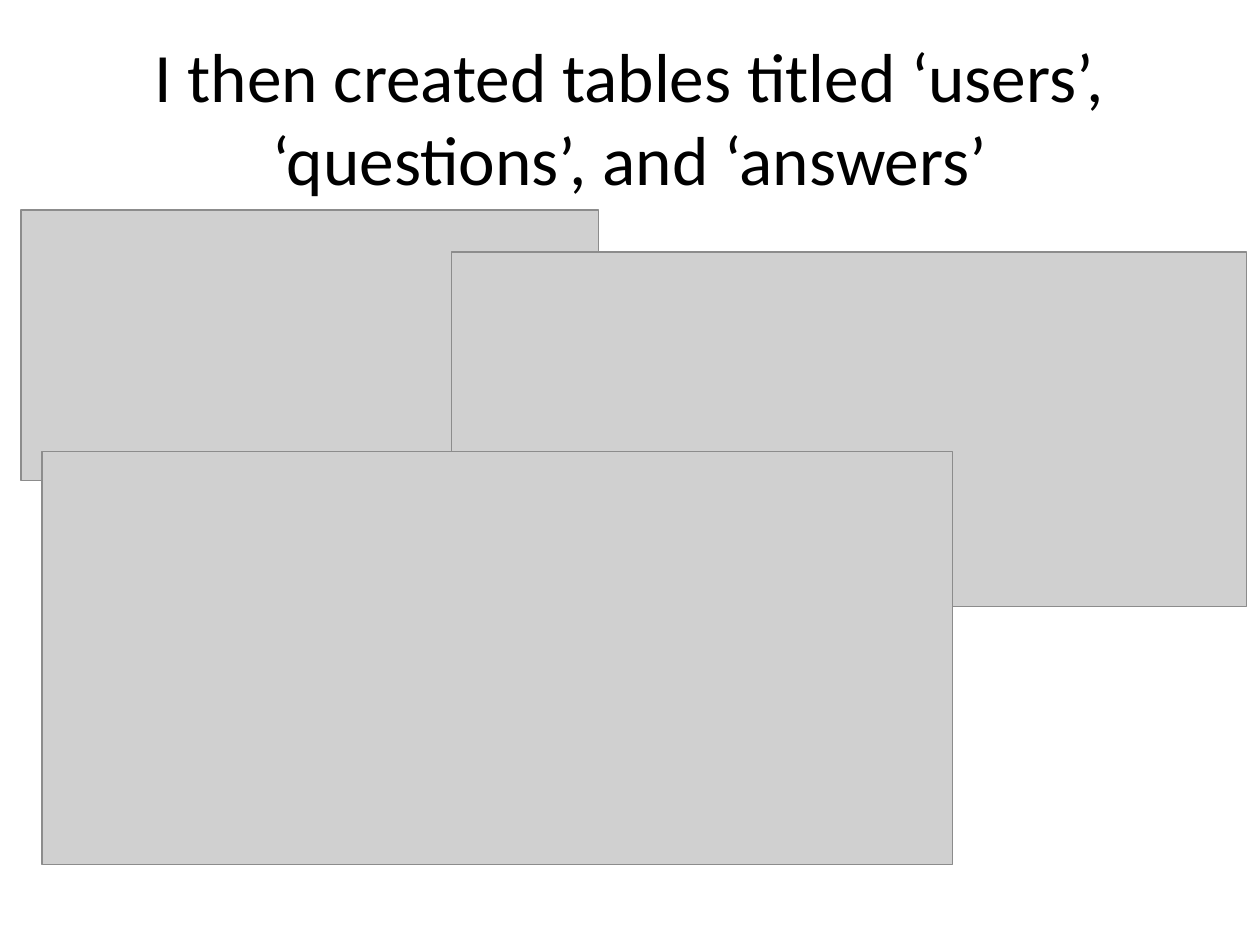
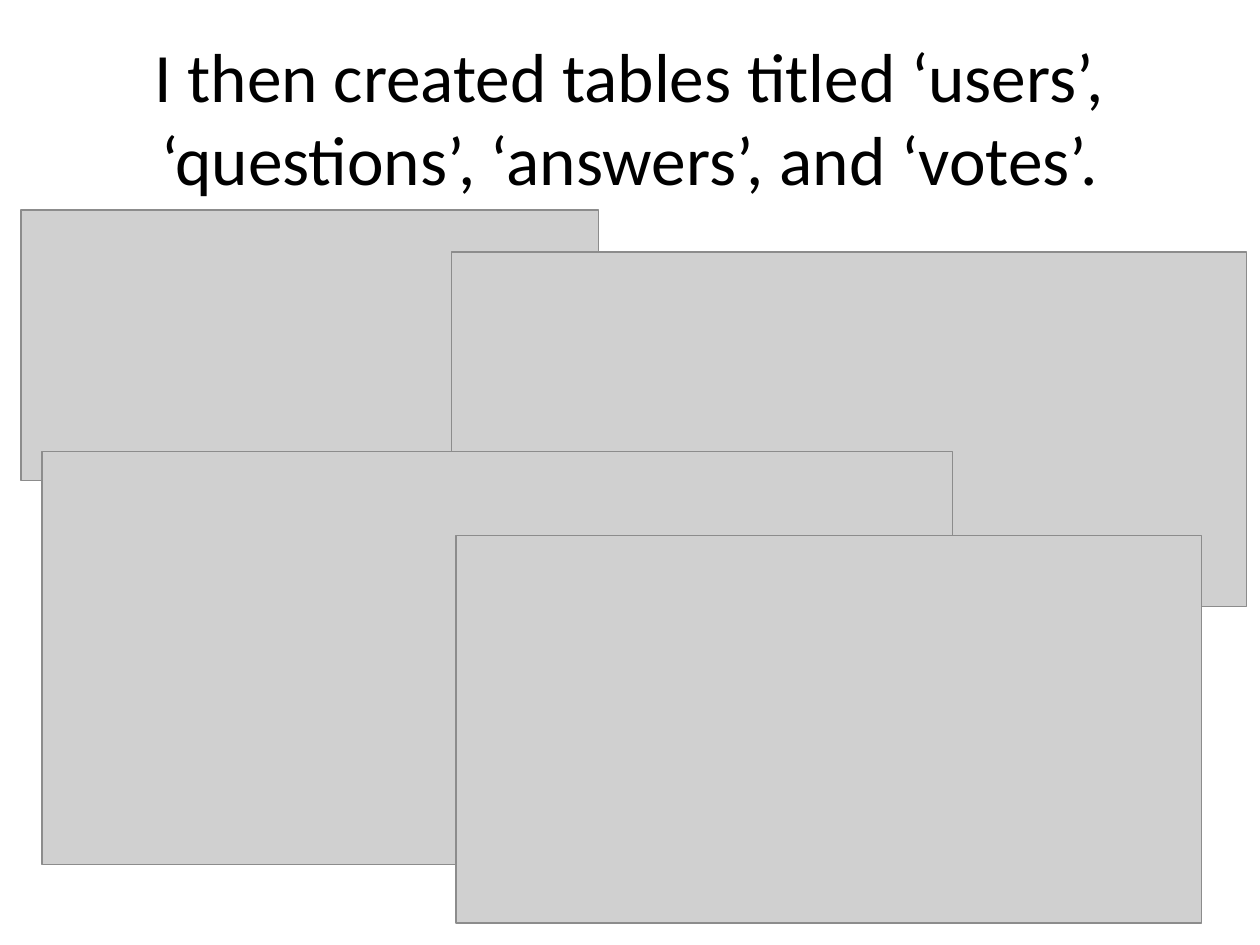
Before and after one commit to chateague/ODUCS418, a slide deck: slide 8 of Project 1 Status Report.pptx (slide 7 before the commit). Drawn at 1260x945 pixels with LibreOffice and Linux fonts; fonts in the diff are those of the drawing; grey boxes stand for pictures. Boxes give left, top, right and bottom in pixels: in the first picture for what was removed or moved away, otherwise in the second. Text is boxed around its words. In the diff, an @@ line names an element or a change of style, - is before the commit and + after.

```diff
--- a/Project 1 Status Report.pptx
+++ b/Project 1 Status Report.pptx
@@ title at <box>155,52,1104,197</box>: text changed @@
-I then created tables titled ‘users’, ‘questions’, and ‘answers’
+I then created tables titled ‘users’, ‘questions’, ‘answers’, and ‘votes’.
@@ picture added at <box>456,536,1202,924</box> @@
```
Also in this commit, not shown: 2 other slides changed, 2 slides added, 3 other files.
